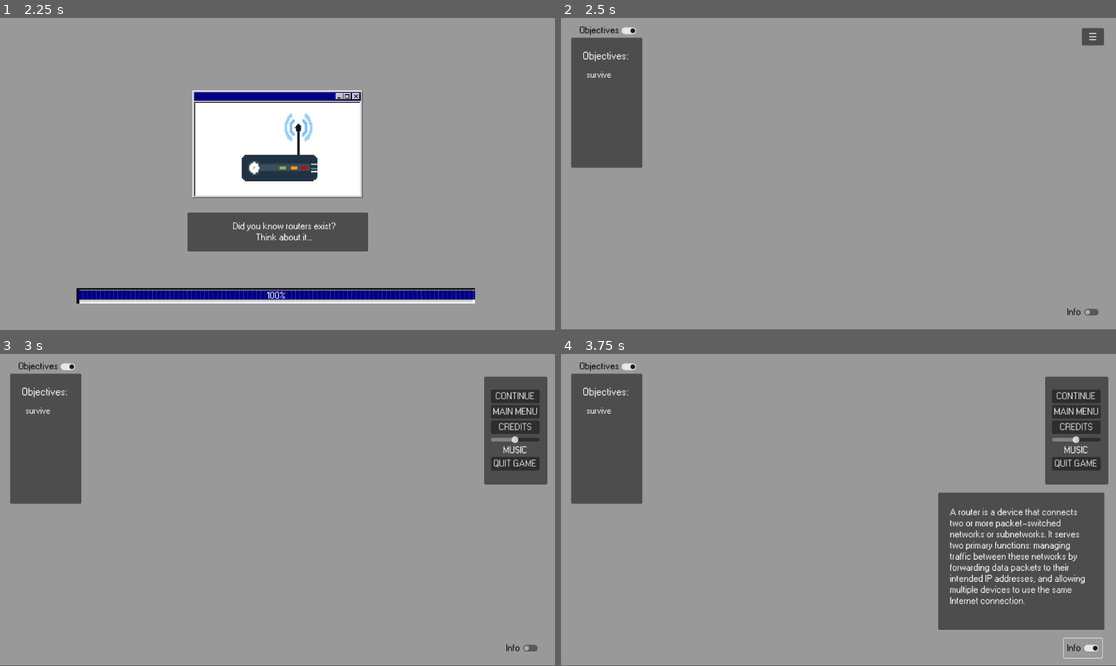
Above: before the commit, frames 1-4 (two rows, left to right).
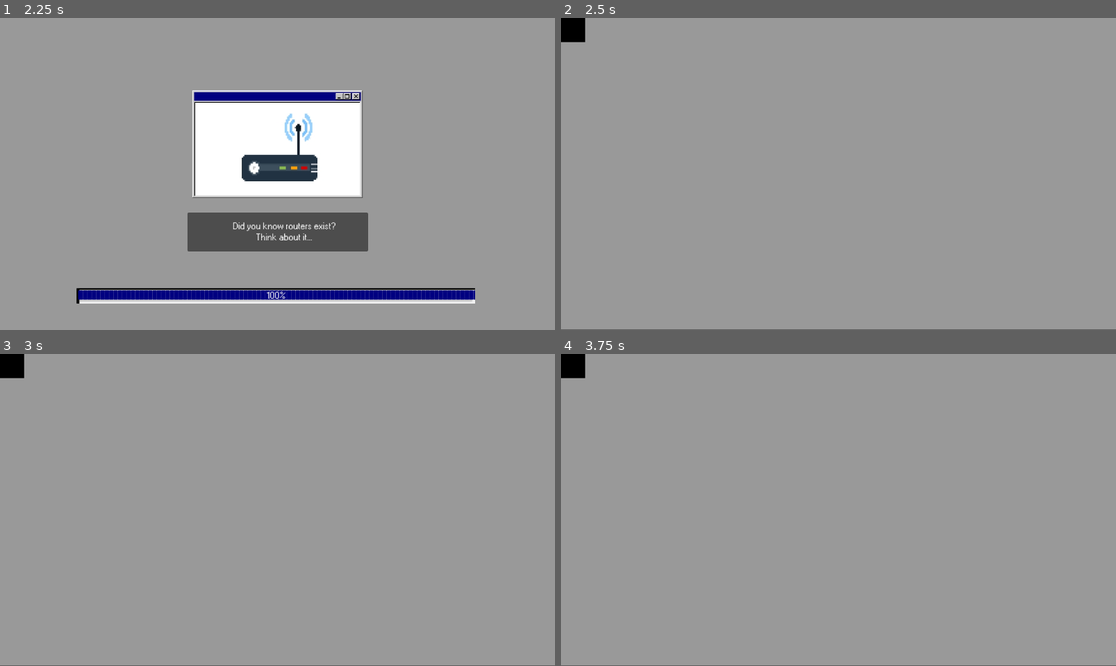
Above: after the commit, the same moments.

Repository: BcubeStudios/Netspace-Game
Game: Godot game, scene res://screens/opening.tscn
Two runs of this game, one before a commit and one after it. Both use one fixed random seed, a clock stepped at 60 frames per second and the inputs below.
Inputs (mouse positions are in pixels of both pictures, inside the frame that each line leads up to):
- Up to frame 1 (2.25 s): click "START GAME" at 0.5 s; tap Enter at 2 s
- Up to frame 2 (2.5 s): no input
- Up to frame 3 (3 s): click (532, 372) at 2.75 s, where only the run before the commit has a clickable "☰"
- Up to frame 4 (3.75 s): click (1082, 647) at 3.5 s, where only the run before the commit has a clickable "Info"

Frame 1 is identical in both runs. In frame 2, 6.1% of the frame differs, in the area x 0-98%, y 0-96%; in frame 3, 9.6%; in frame 4, 22%, in the area x 0-99%, y 0-98%.

Commit message:
Framework node base

Diff:
--- a/GodotWorkspace/screens/demo_level.tscn
+++ b/GodotWorkspace/screens/demo_level.tscn
@@ -15,7 +15,18 @@
 offset_bottom = 647.0
 theme_override_styles/panel = SubResource("StyleBoxFlat_yw0v8")
 
-[node name="settingButton" type="Button" parent="."]
+[node name="AudioStreamPlayer2D" type="AudioStreamPlayer2D" parent="."]
+stream = ExtResource("3_ruto6")
+autoplay = true
+
+[node name="HUD" type="Control" parent="."]
+visible = false
+layout_mode = 3
+anchors_preset = 0
+offset_right = 40.0
+offset_bottom = 40.0
+
+[node name="settingButton" type="Button" parent="HUD"]
 offset_left = 1081.0
 offset_top = 21.0
 offset_right = 1127.0
@@ -23,29 +34,27 @@
 theme = ExtResource("2_rkssa")
 text = "☰"
 
-[node name="settingPanel" type="Panel" parent="."]
+[node name="settingPanel" type="Panel" parent="HUD"]
 visible = false
-offset_left = 1005.0
-offset_top = 47.0
-offset_right = 1136.0
-offset_bottom = 271.0
+offset_left = 998.0
+offset_top = 59.0
+offset_right = 1129.0
+offset_bottom = 283.0
 
-[node name="SettingsMenu" parent="." instance=ExtResource("2_1ps50")]
-visible = false
-offset_left = 1069.0
-offset_top = 158.0
-offset_right = 1069.0
-offset_bottom = 158.0
+[node name="SettingsMenu" parent="HUD/settingPanel" instance=ExtResource("2_1ps50")]
+layout_mode = 1
+offset_left = 1.0
+offset_right = 1.0
+offset_bottom = 1.0
 
-[node name="infoPanel" type="Panel" parent="."]
-visible = false
+[node name="infoPanel" type="Panel" parent="HUD"]
 offset_left = 783.0
 offset_top = 288.0
 offset_right = 1128.0
 offset_bottom = 573.0
 theme = ExtResource("2_rkssa")
 
-[node name="infoLabel" type="Label" parent="infoPanel"]
+[node name="infoLabel" type="Label" parent="HUD/infoPanel"]
 layout_mode = 0
 offset_left = 24.0
 offset_top = 31.0
@@ -54,7 +63,7 @@
 text = "A router is a device that connects two or more packet-switched networks or subnetworks. It serves two primary functions: managing traffic between these networks by forwarding data packets to their intended IP addresses, and allowing multiple devices to use the same Internet connection."
 autowrap_mode = 2
 
-[node name="infoToggle" type="CheckButton" parent="."]
+[node name="infoToggle" type="CheckButton" parent="HUD"]
 offset_left = 1044.0
 offset_top = 591.0
 offset_right = 1123.0
@@ -70,10 +79,10 @@
 theme_override_font_sizes/font_size = 20
 text = "Info"
 
-[node name="objectivesToggle" type="CheckButton" parent="."]
+[node name="objectivesToggle" type="CheckButton" parent="HUD"]
 offset_left = 32.0
 offset_top = 11.0
-offset_right = 161.0
+offset_right = 163.0
 offset_bottom = 42.0
 theme = ExtResource("2_rkssa")
 theme_override_colors/font_color = Color(0, 0, 0, 1)
@@ -86,13 +95,13 @@
 button_pressed = true
 text = "Objectives"
 
-[node name="objectivesPanel" type="Panel" parent="."]
+[node name="objectivesPanel" type="Panel" parent="HUD"]
 offset_left = 21.0
 offset_top = 41.0
 offset_right = 169.0
 offset_bottom = 311.0
 
-[node name="titleLabel" type="Label" parent="objectivesPanel"]
+[node name="titleLabel" type="Label" parent="HUD/objectivesPanel"]
 layout_mode = 0
 offset_left = 24.0
 offset_top = 28.0
@@ -102,7 +111,7 @@
 theme_override_font_sizes/font_size = 22
 text = "Objectives: "
 
-[node name="objectivesLabel" type="Label" parent="objectivesPanel"]
+[node name="objectivesLabel" type="Label" parent="HUD/objectivesPanel"]
 layout_mode = 0
 offset_left = 32.0
 offset_top = 69.0
@@ -112,10 +121,28 @@
 theme_override_font_sizes/font_size = 18
 text = "survive"
 
-[node name="AudioStreamPlayer2D" type="AudioStreamPlayer2D" parent="."]
-stream = ExtResource("3_ruto6")
-autoplay = true
+[node name="Director" type="Control" parent="."]
+layout_mode = 3
+anchors_preset = 0
+offset_right = 40.0
+offset_bottom = 40.0
 
-[connection signal="pressed" from="settingButton" to="." method="_on_setting_button_pressed"]
-[connection signal="toggled" from="infoToggle" to="." method="_on_info_toggle_toggled"]
-[connection signal="toggled" from="objectivesToggle" to="." method="_on_objectives_toggle_toggled"]
+[node name="Point" type="Node2D" parent="Director"]
+
+[node name="Polygon2D" type="Polygon2D" parent="Director/Point"]
+color = Color(0, 0, 0, 1)
+polygon = PackedVector2Array(-50, -50, 50, -50, 50, 50, -50, 50)
+
+[node name="Edge" type="Node2D" parent="Director"]
+
+[node name="Line2D" type="Line2D" parent="Director/Edge"]
+default_color = Color(0, 0, 0, 1)
+
+[node name="Phedge" type="Node2D" parent="Director"]
+
+[node name="Line2D" type="Line2D" parent="Director/Phedge"]
+default_color = Color(0, 0, 0, 1)
+
+[connection signal="pressed" from="HUD/settingButton" to="." method="_on_setting_button_pressed"]
+[connection signal="toggled" from="HUD/infoToggle" to="." method="_on_info_toggle_toggled"]
+[connection signal="toggled" from="HUD/objectivesToggle" to="." method="_on_objectives_toggle_toggled"]
